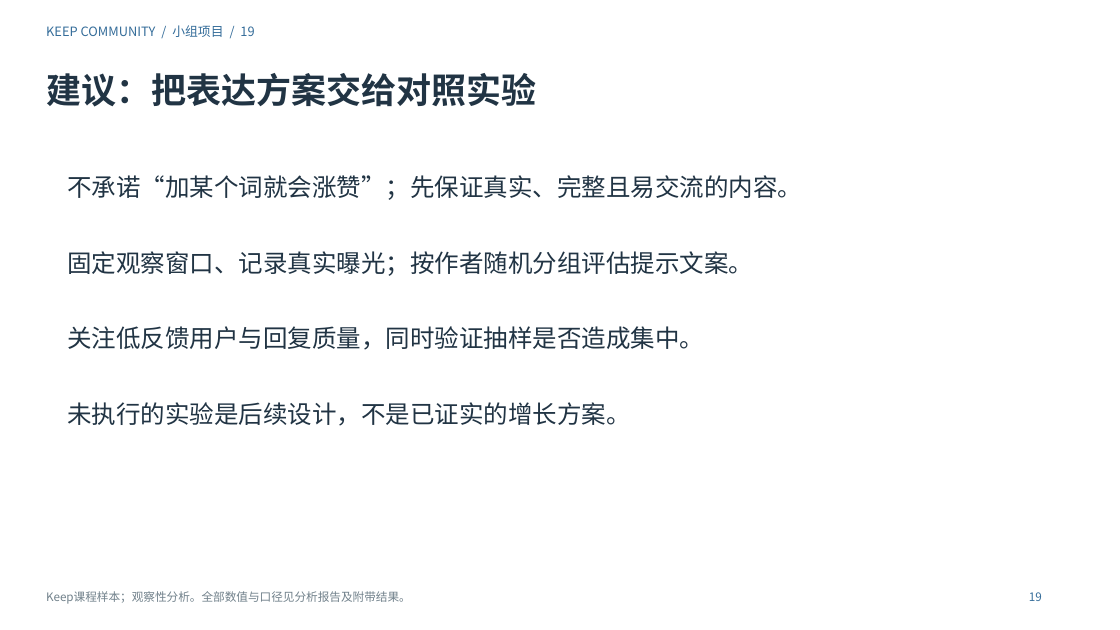
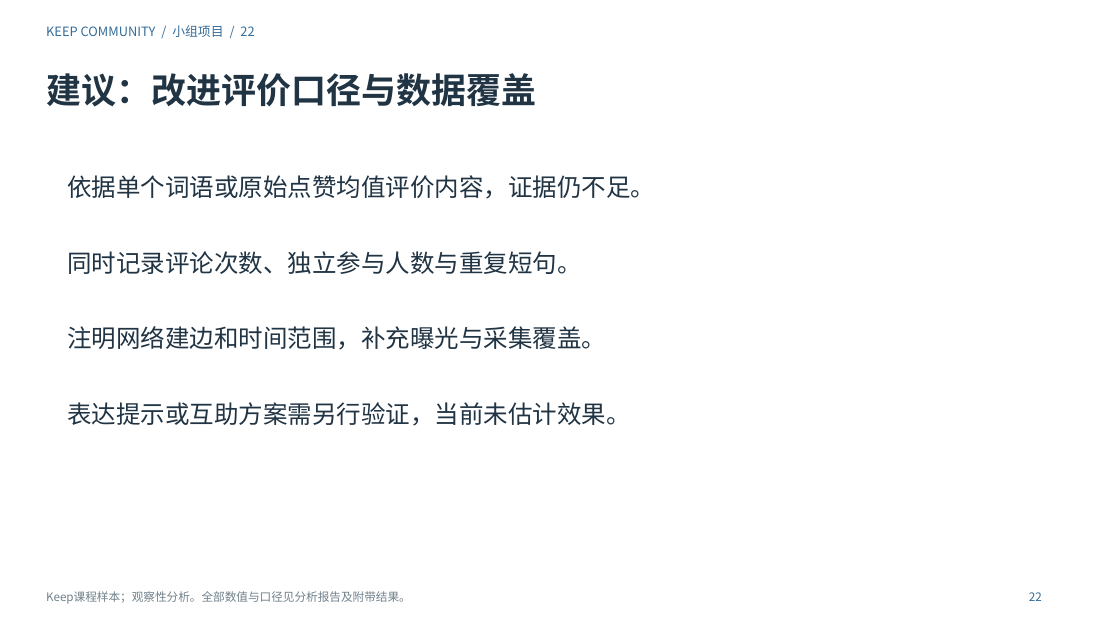
Before and after one commit to Charlie-ChenLin/keep-community-analysis, a slide deck: slide 22 of 演示文稿.pptx (slide 19 before the commit). Drawn at 1120x630 pixels with LibreOffice and Linux fonts; fonts in the diff are those of the drawing. Boxes give left, top, right and bottom in pixels: in the first picture for what was removed or moved away, otherwise in the second. Text is boxed around its words. In the diff, an @@ line names an element or a change of style, - is before the commit and + after.

```diff
--- a/演示文稿.pptx
+++ b/演示文稿.pptx
@@ text at (46, 25, 254, 37): text changed @@
-KEEP COMMUNITY / 小组项目 / 19
+KEEP COMMUNITY / 小组项目 / 22
@@ text at (46, 73, 536, 107): text changed @@
-建议：把表达方案交给对照实验
+建议：改进评价口径与数据覆盖
@@ text at (67, 175, 655, 426): text changed @@
-不承诺“加某个词就会涨赞”；先保证真实、完整且易交流的内容。
-固定观察窗口、记录真实曝光；按作者随机分组评估提示文案。
-关注低反馈用户与回复质量，同时验证抽样是否造成集中。
-未执行的实验是后续设计，不是已证实的增长方案。
+依据单个词语或原始点赞均值评价内容，证据仍不足。
+同时记录评论次数、独立参与人数与重复短句。
+注明网络建边和时间范围，补充曝光与采集覆盖。
+表达提示或互助方案需另行验证，当前未估计效果。
@@ text at (1029, 592, 1042, 601): text changed @@
-19
+22
```
Also in this commit, not shown: 15 other slides changed, 3 slides added, 56 other files.
